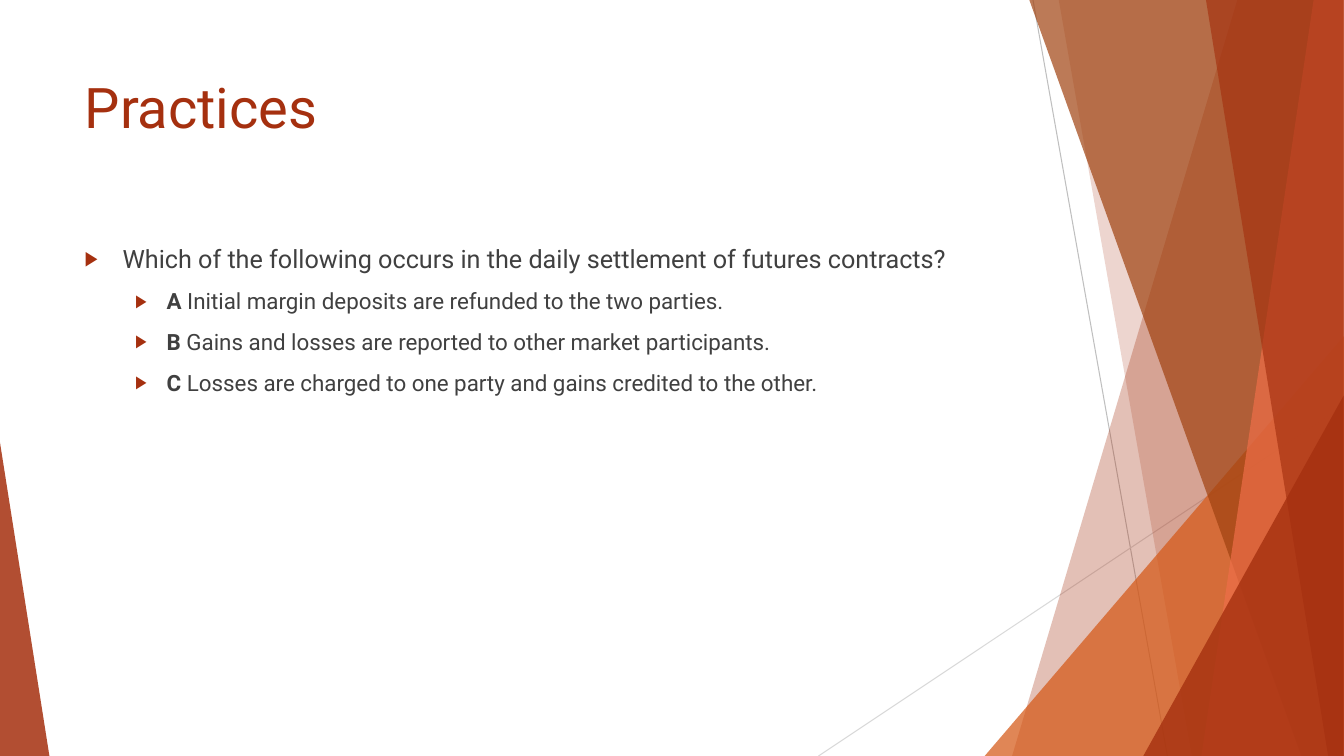
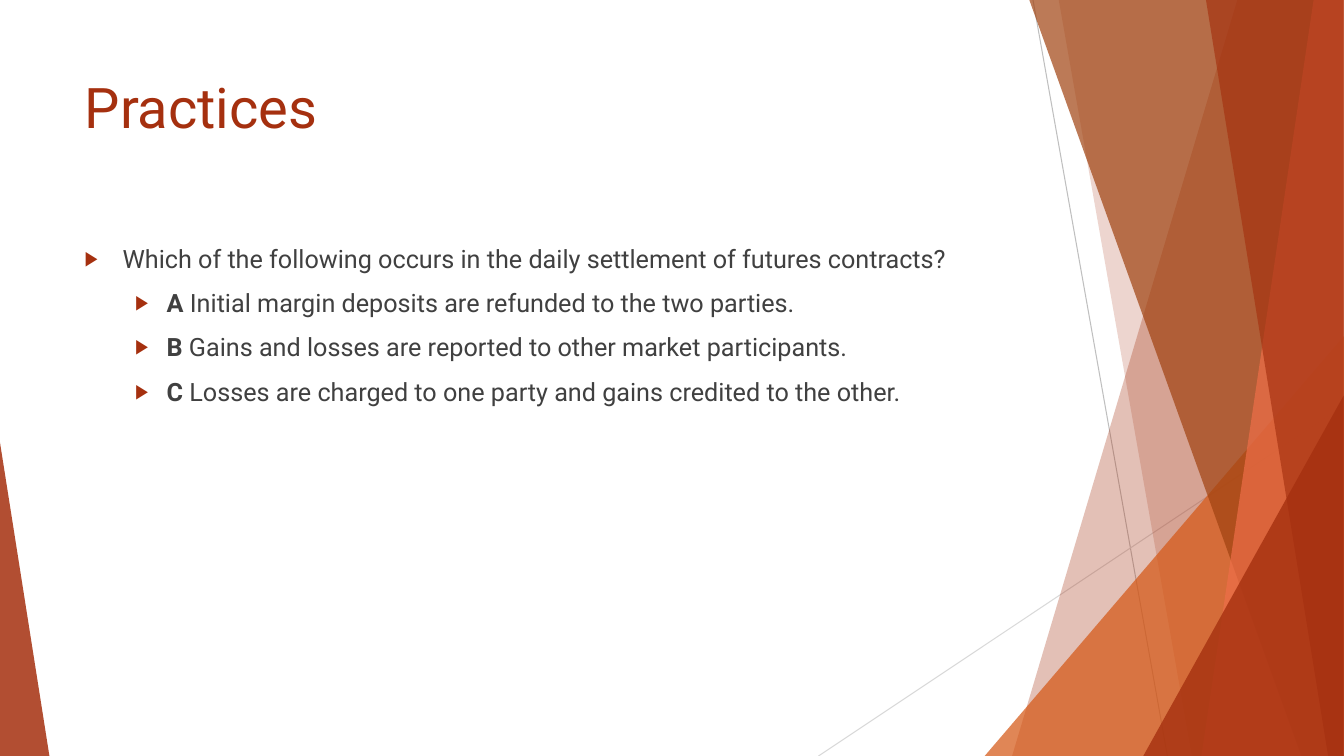
Before and after one commit to Isco0530/data, a slide deck: slide 21 of Reading 45.pptx. Drawn at 1344x756 pixels with LibreOffice and Linux fonts; fonts in the diff are those of the drawing. Boxes give left, top, right and bottom in pixels: in the first picture for what was removed or moved away, otherwise in the second. Text is boxed around its words. In the diff, an @@ line names an element or a change of style, - is before the commit and + after.

```diff
--- a/Reading 45.pptx
+++ b/Reading 45.pptx
@@ text at (167,293,900,407): size 16 to 18 pt in "A Initial margin deposits are refunded to ...", "B Gains and losses are reported to ...", "C Losses are charged to one party ..." @@
```
Also in this commit, not shown: 9 other slides changed.
